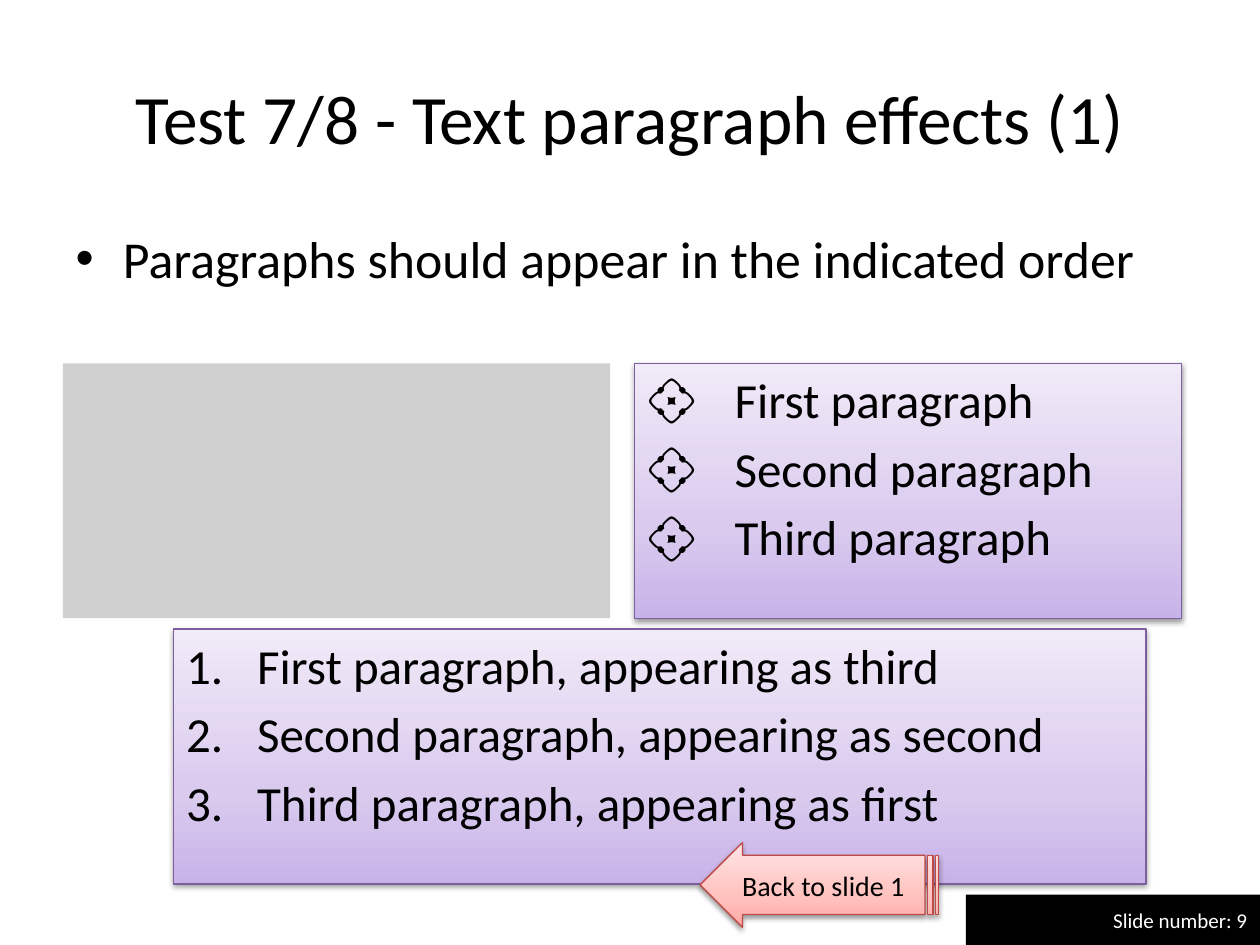
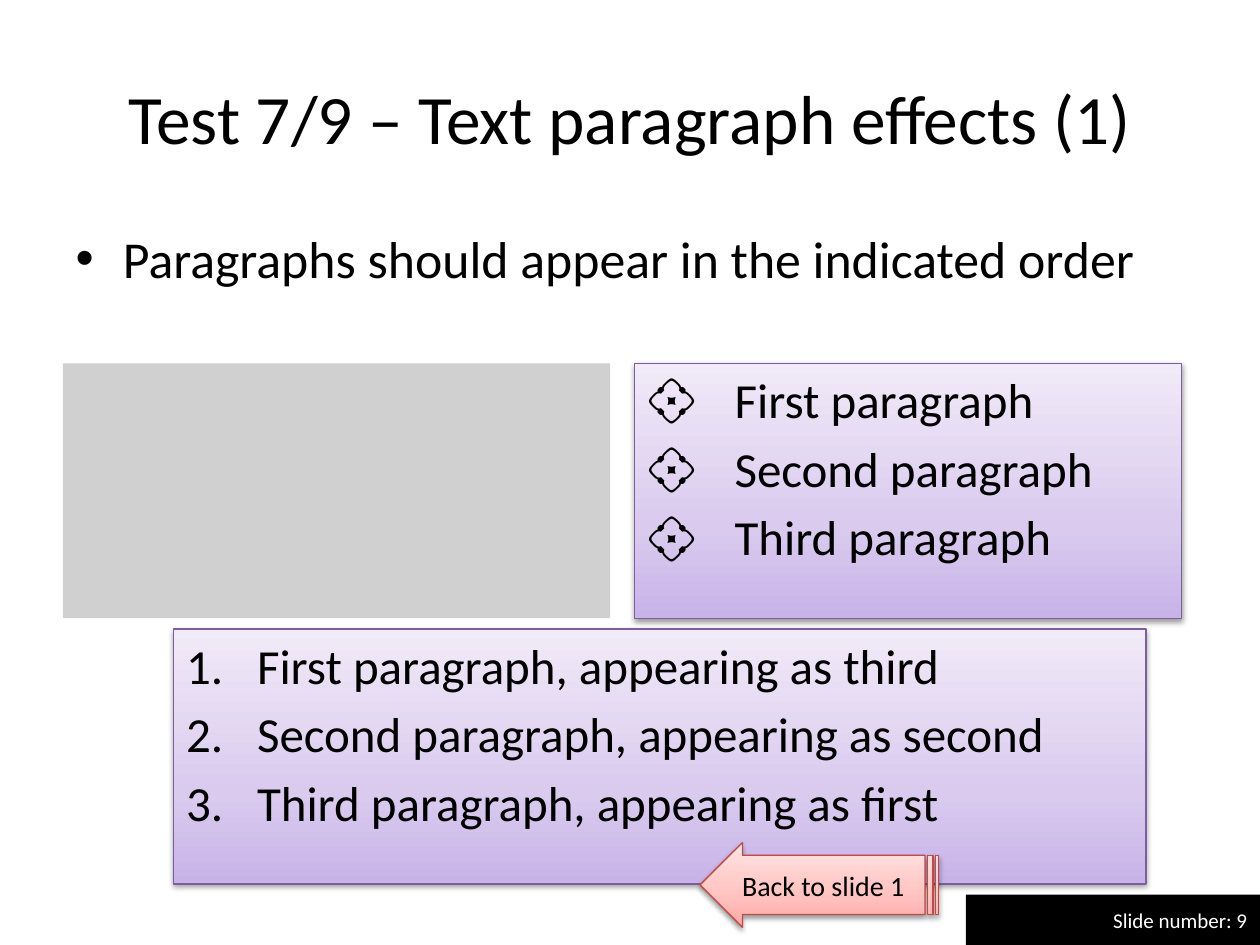
Before and after one commit to maxonthegit/PPspliT, a slide deck: slide 9 of src/PPT12+/PPspliT.pptm. Drawn at 1260x945 pixels with LibreOffice and Linux fonts; fonts in the diff are those of the drawing; grey boxes stand for pictures. Boxes give left, top, right and bottom in pixels: in the first picture for what was removed or moved away, otherwise in the second. Text is boxed around its words. In the diff, an @@ line names an element or a change of style, - is before the commit and + after.

```diff
--- a/src/PPT12+/PPspliT.pptm
+++ b/src/PPT12+/PPspliT.pptm
@@ title at bbox=[129, 93, 1130, 156]: text changed @@
-Test 7/8 - Text paragraph effects (1)
+Test 7/9 – Text paragraph effects (1)
```
Also in this commit, not shown: 11 other slides changed, 2 slides added.
